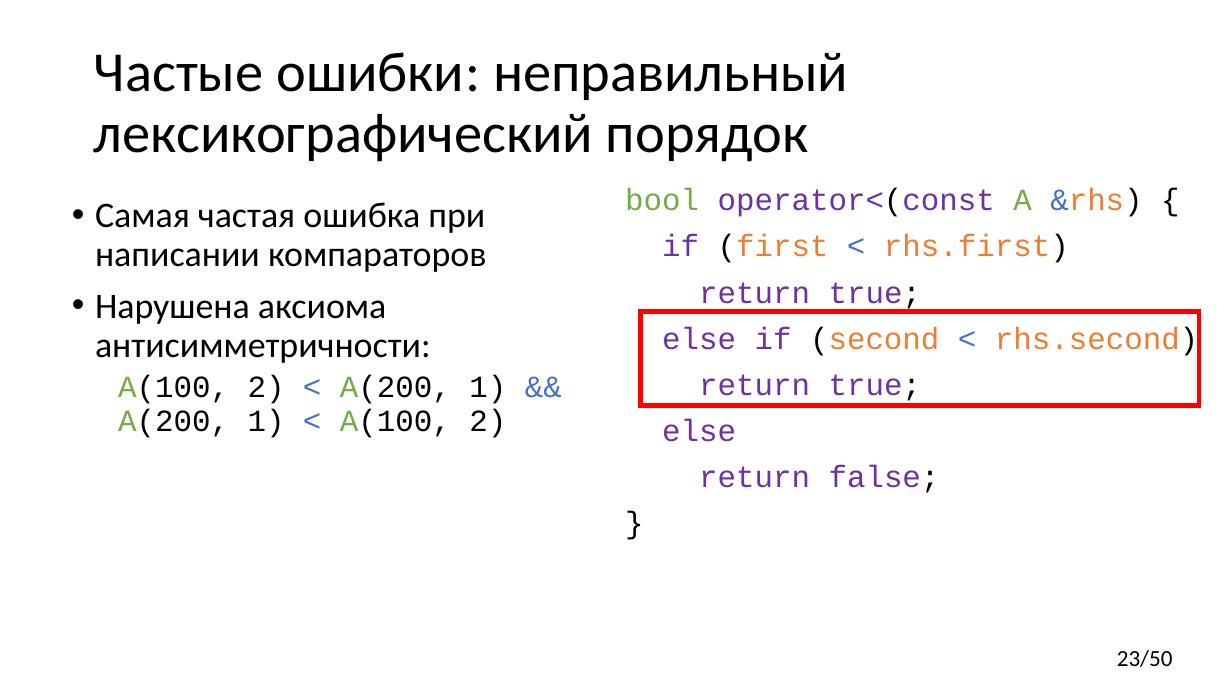
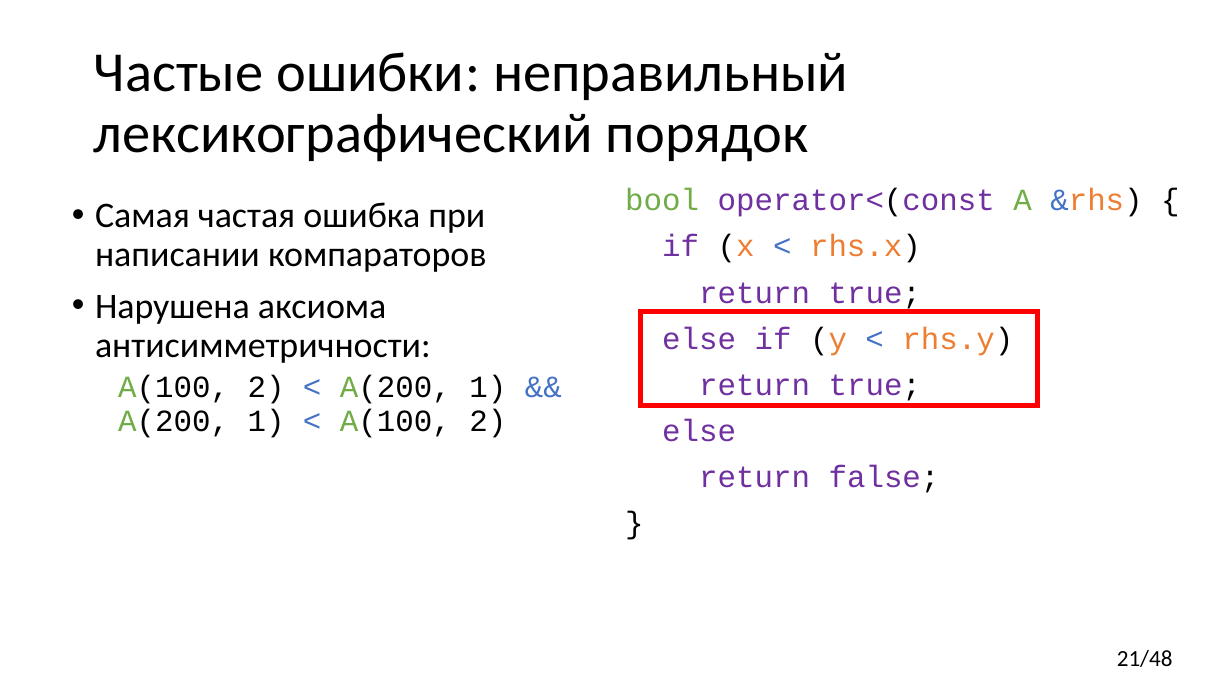
Before and after one commit to yugr/CppRussia, a slide deck: slide 21 of 2023/RU.pptx (slide 23 before the commit). Drawn at 1232x693 pixels with LibreOffice and Linux fonts; fonts in the diff are those of the drawing. Boxes give left, top, right and bottom in pixels: in the first picture for what was removed or moved away, otherwise in the second. Text is boxed around its words. In the diff, an @@ line names an element or a change of style, - is before the commit and + after.

```diff
--- a/2023/RU.pptx
+++ b/2023/RU.pptx
@@ text at [662,234,921,263]: text changed @@
-if (first < rhs.first)
+if (x < rhs.x)
@@ rectangle: place and size @@
-rectangle at [640,311,1199,406]
+rectangle at [640,311,1037,406]
@@ text at [662,326,1013,356]: text changed; text colour #ED7D31 to #7030A0 @@
-else if (second < rhs.second)
+else if (y < rhs.y)
@@ page number at [1117,650,1173,667]: text changed @@
-23/50
+21/48
```
Also in this commit, not shown: 15 other slides changed, 1 other file.
